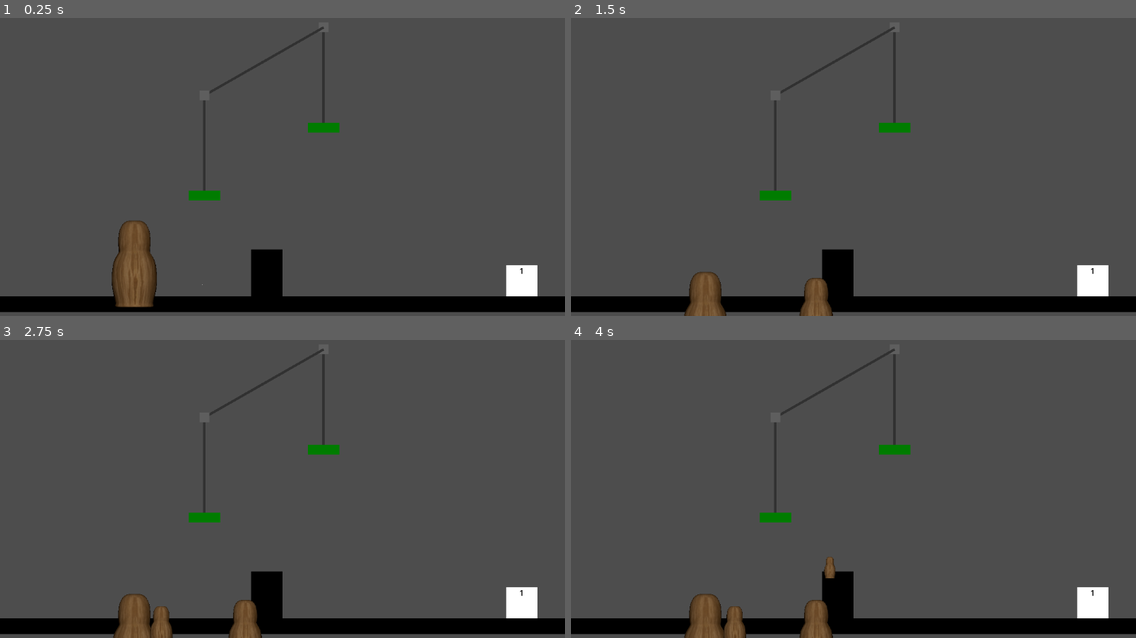
Above: before the commit, frames 1-4 (two rows, left to right).
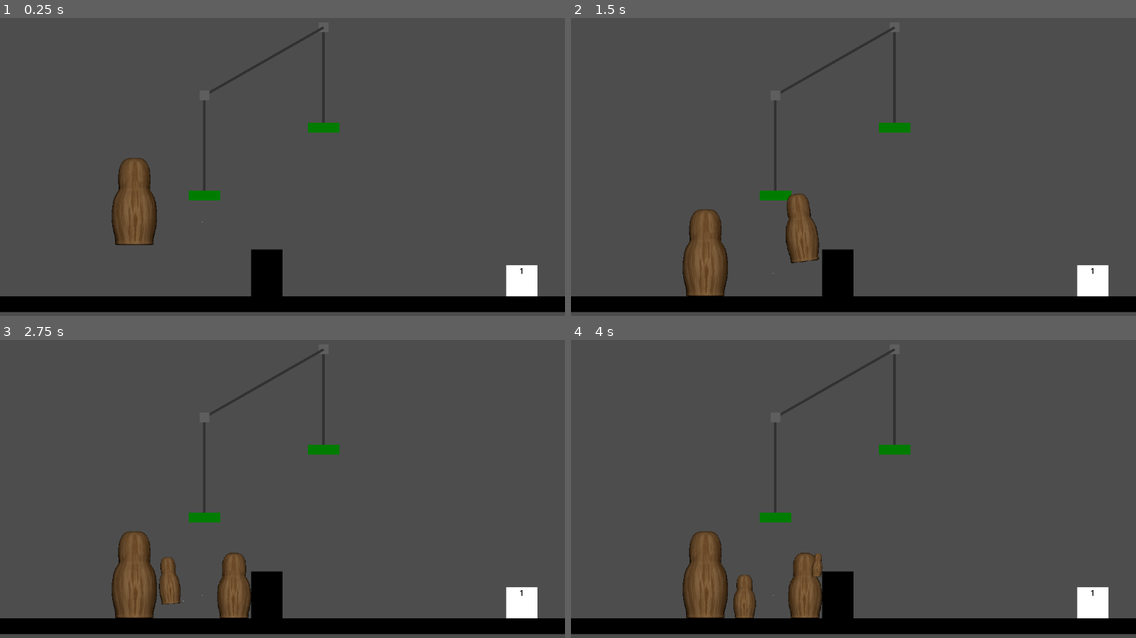
Above: after the commit, the same moments.

Repository: SethHDavis99/GMTK2024
Game: Godot game, scene res://levels/main.tscn
The game is run twice, just before and just after one commit, with the same random seed, the same clock (stepped at 60 frames per second) and the same inputs.
Inputs (mouse positions are in pixels of both pictures, inside the frame that each line leads up to):
- Up to frame 1 (0.25 s): no input
- Up to frame 2 (1.5 s): move the mouse to (706, 277) at 0.52 s; hold Space (pop) 0.53-1.28 s; hold D (move_right) from 0.53 s (still down); tap W (jump) at 0.77, 0.8, 1.07, 1.35 s; move the mouse to (808, 265) at 1.27 s
- Up to frame 3 (2.75 s): tap W (jump) at 1.52, 1.82, 2.3 s; tap Space (pop) at 1.55 s; move the mouse to (259, 563) at 2.02 s; release D (move_right) at 2.03 s; press the mouse at (259, 563) at 2.03 s; hold A (move_left) from 2.03 s (still down)
- Up to frame 4 (4 s): move the mouse to (825, 542) at 2.77 s; release A (move_left) at 2.78 s; release the mouse at (825, 542) at 2.78 s; hold D (move_right) from 2.78 s (still down); tap Space (pop) at 2.85 s; tap W (jump) at 3.02, 3.32, 3.77, 3.8 s; move the mouse to (819, 587) at 3.52 s; hold Space (pop) from 3.53 s (still down)

The runs differ from the first frame. In frame 1, 3.1% of the frame differs, in the area x 19-36%, y 47-98%; in frame 2, 3.6%; in frame 3, 4.2%; in frame 4, 4.3%, in the area x 19-47%, y 64-100%.

Commit message:
update collision and anims

Diff:
--- a/objects/player.tscn
+++ b/objects/player.tscn
@@ -4,22 +4,23 @@
 [ext_resource type="Script" path="res://scripts/player.gd" id="1_aq5fj"]
 
 [sub_resource type="RectangleShape2D" id="RectangleShape2D_sm2x2"]
-size = Vector2(32, 64)
+size = Vector2(92, 178)
 
 [sub_resource type="RectangleShape2D" id="RectangleShape2D_7241j"]
-size = Vector2(28, 64.375)
+size = Vector2(81, 183.375)
 
 [node name="Player" type="CharacterBody2D"]
 input_pickable = true
 script = ExtResource("1_aq5fj")
 
 [node name="AnimatedSprite2D" type="AnimatedSprite2D" parent="."]
-position = Vector2(0, -32)
+position = Vector2(0, -160)
 sprite_frames = ExtResource("1_01bsf")
 animation = &"R_Walk"
+frame_progress = 0.0188157
 
 [node name="CollisionShape2D" type="CollisionShape2D" parent="."]
-position = Vector2(0, -32)
+position = Vector2(0, -89)
 shape = SubResource("RectangleShape2D_sm2x2")
 one_way_collision = true
 
@@ -27,7 +28,7 @@
 position = Vector2(0, -32)
 
 [node name="CollisionShape2D" type="CollisionShape2D" parent="Area2D"]
-position = Vector2(0, -3.8125)
+position = Vector2(0, -63)
 shape = SubResource("RectangleShape2D_7241j")
 
 [connection signal="input_event" from="." to="." method="_on_input_event"]
--- a/scripts/player.gd
+++ b/scripts/player.gd
@@ -4,7 +4,8 @@
 @export var size := 4.0
 
 const SPEED = 300.0
-const JUMP_VELOCITY = 400.0
+const JUMP_VELOCITY = 200.0
+const JUMP_MOD = 75.0
 const MAX_SIZE = 4.0
 
 var can_control = true
@@ -25,10 +26,14 @@
 		var direction := Input.get_axis("move_left", "move_right")
 		if direction:
 			velocity.x = direction * SPEED
+			$AnimatedSprite2D.flip_h = direction > 0
+			$AnimatedSprite2D.play("R_Walk")
 		else:
 			velocity.x = move_toward(velocity.x, 0, SPEED)
+			$AnimatedSprite2D.stop()
 	else:
 		velocity.x = 0
+		$AnimatedSprite2D.stop()
 
 	move_and_slide()
 
@@ -49,7 +54,7 @@
 		recent_pully.colliding_players.append(self)
 
 func jump(overide_speed = -1):
-	var jump_speed = JUMP_VELOCITY
+	var jump_speed = JUMP_VELOCITY + (JUMP_MOD * (MAX_SIZE - size))
 	if overide_speed > 0:
 		jump_speed = overide_speed
 	velocity.y = -jump_speed
@@ -75,7 +80,7 @@
 			inst.size = size-1
 			inst.global_position = global_position
 			get_parent().add_child(inst)
-			inst.jump(400)
+			inst.jump()
 			can_control = false
 			Global.play_sound(preload("res://audio/GMTK2024_DollPopOut_01.ogg"),global_position, MAX_SIZE / size)
 
--- a/sprites/player_anim.tres
+++ b/sprites/player_anim.tres
@@ -57,7 +57,7 @@
 }],
 "loop": true,
 "name": &"R_Walk",
-"speed": 5.0
+"speed": 10.0
 }, {
 "frames": [{
 "duration": 1.0,
Not shown: 1 places in levels/main.tscn that only renumber resources
